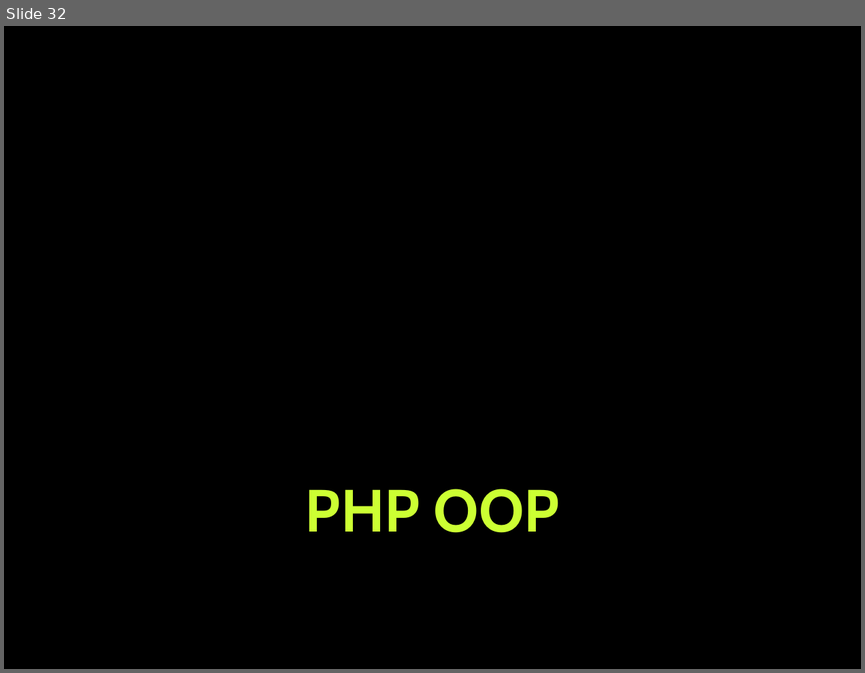
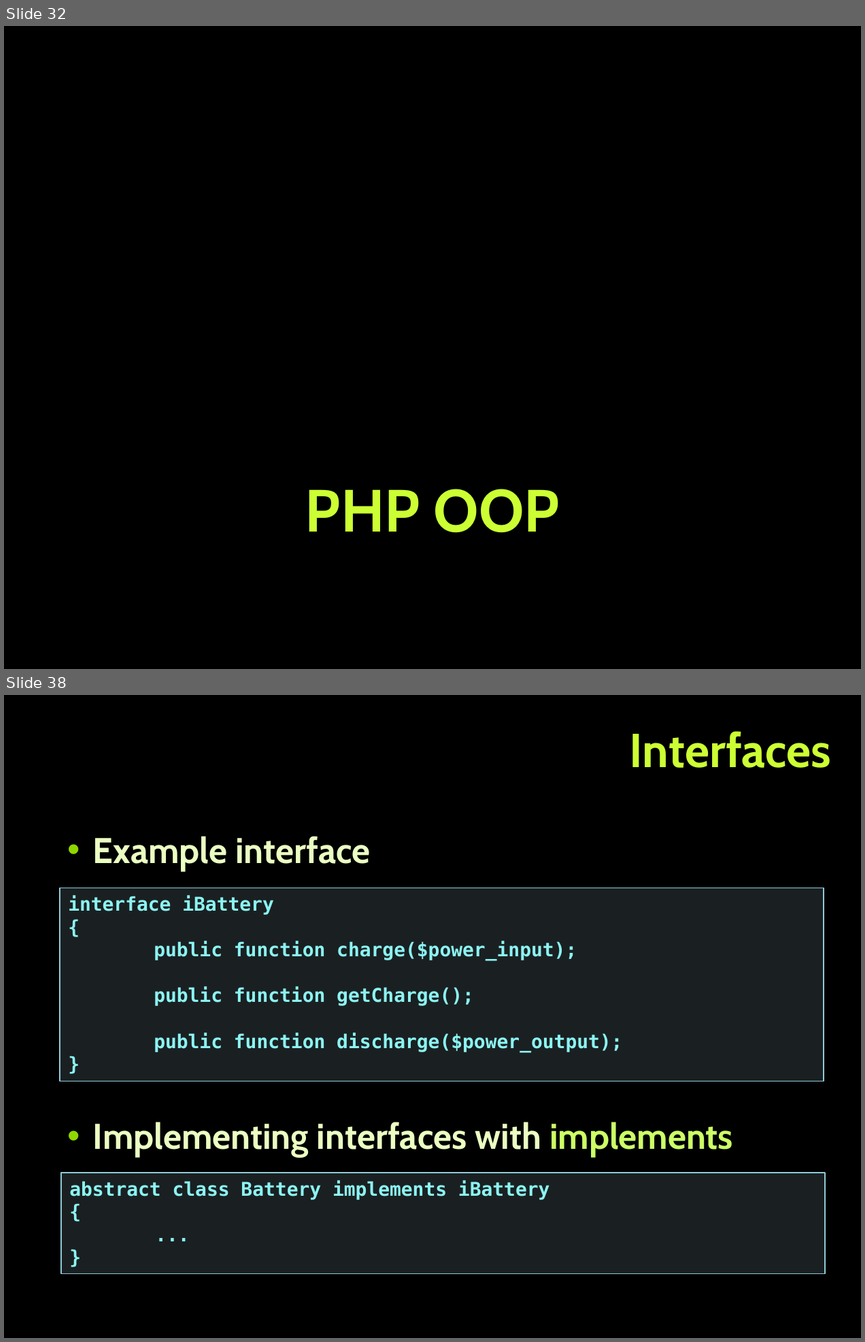
Before and after one commit to tanzhur/PHP_MVC-seminar, a slide deck: PHP_MVC.pptx. Shown one above the other, each under a label of ours: slide 32 before the commit, slides 32 and 38 after it; the slides between them are not shown. The pictures are 865x673 and 865x1342 pixels, drawn with LibreOffice and Linux fonts; fonts in the diff are those of the drawing; background and template pictures are left out. Boxes give left, top, right and bottom in pixels: in the first picture for what was removed or moved away, otherwise in the second. Text is boxed around its words. In the diff, an @@ line names an element or a change of style, - is before the commit and + after.

```diff
--- a/PHP_MVC.pptx
+++ b/PHP_MVC.pptx
@@ slide 38 added at (x1=4, y1=695, x2=861, y2=1338), background picture (left out) @@
@@ title added at (x1=630, y1=731, x2=831, y2=768), 40 pt, text #CCFF33, bold @@
+Interfaces
@@ text added at (x1=93, y1=836, x2=733, y2=1157), 30 pt, text #EBFFC2, bold @@
+  • Example interface
+  • Implementing interfaces with implements
@@ rectangle added at (x1=60, y1=888, x2=824, y2=1081), fill #B5DBE5 at 15% opacity, outline #90CAD7 1 pt, 16 pt, text #8CF4F2, bold @@
+interface iBattery
+{
+public function charge($power_input);
+public function getCharge();
+public function discharge($power_output);
+}
@@ rectangle added at (x1=61, y1=1172, x2=825, y2=1273), fill #B5DBE5 at 15% opacity, outline #90CAD7 1 pt, 16 pt, text #8CF4F2, bold @@
+abstract class Battery implements iBattery
+{
+...
+}
```
Also in this commit, not shown: 3 slides changed, 7 other slides added.
